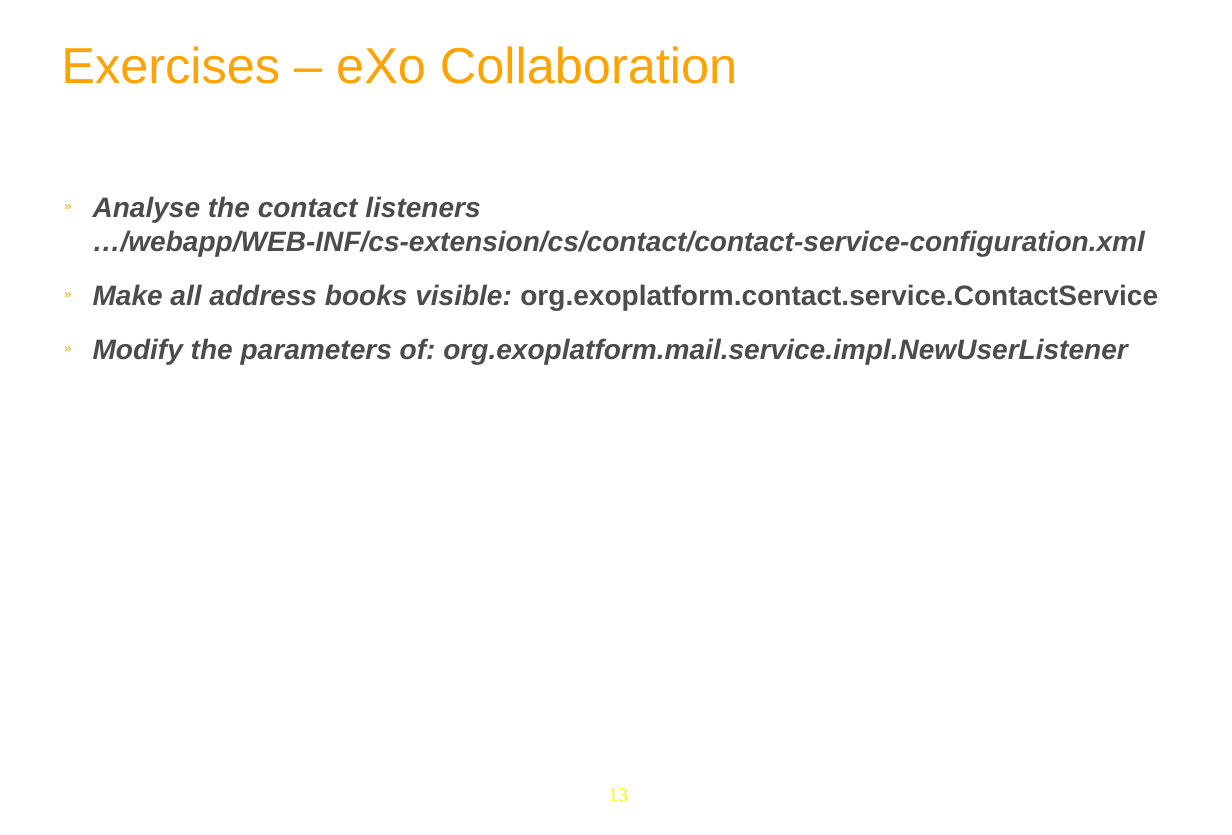
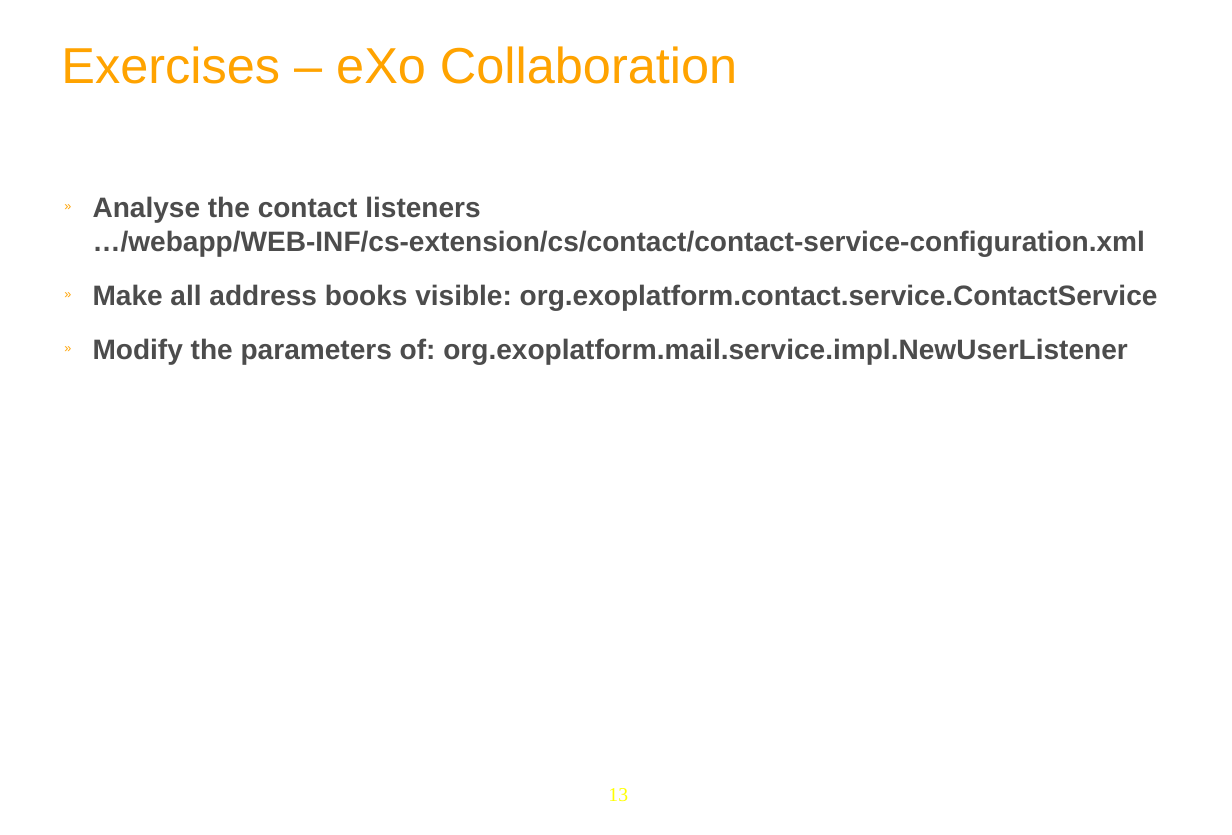
Before and after one commit to anhvurz90/training, a slide deck: slide 13 of exo-developer/260-extended-services/slides/260-ExtendedService-XDev-en.ppt. Drawn at 1232x835 pixels with LibreOffice and Linux fonts; fonts in the diff are those of the drawing; background and template pictures are left out. Boxes give left, top, right and bottom in pixels: in the first picture for what was removed or moved away, otherwise in the second. Text is boxed around its words. In the diff, an @@ line names an element or a change of style, - is before the commit and + after.

```diff
--- a/exo-developer/260-extended-services/slides/260-ExtendedService-XDev-en.ppt
+++ b/exo-developer/260-extended-services/slides/260-ExtendedService-XDev-en.ppt
@@ text "Analyse the contact listeners …/webapp/WEB-INF/cs-extension/ ..." at bbox=[93, 196, 1158, 364]: italic off in "Analyse the contact listeners …/webapp/WEB-INF/cs-extension/ ...", "Make all address books visible:", "Modify the parameters of: org.exoplatform.mail.service.impl. ..." @@
```
Also in this commit, not shown: 3 other files.
